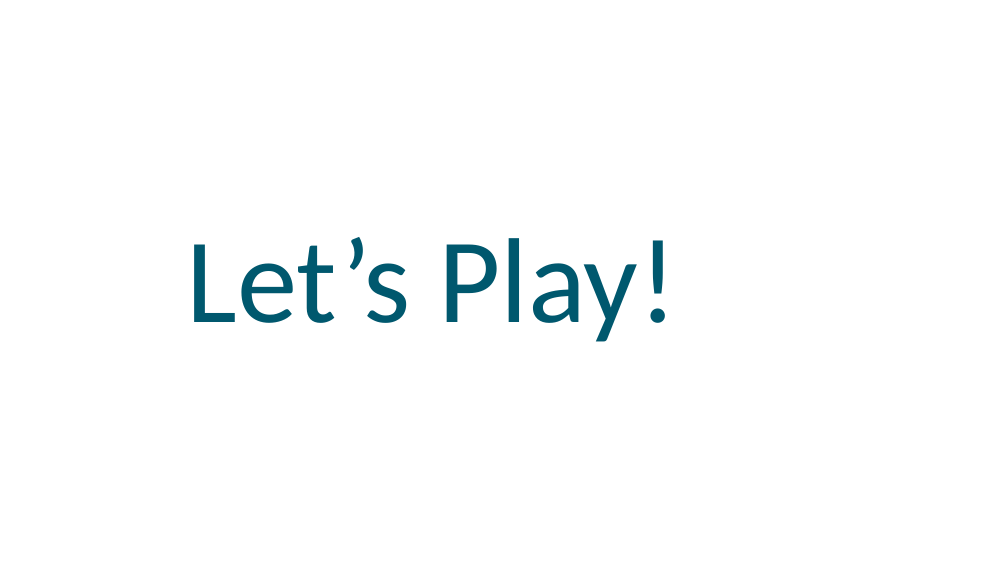
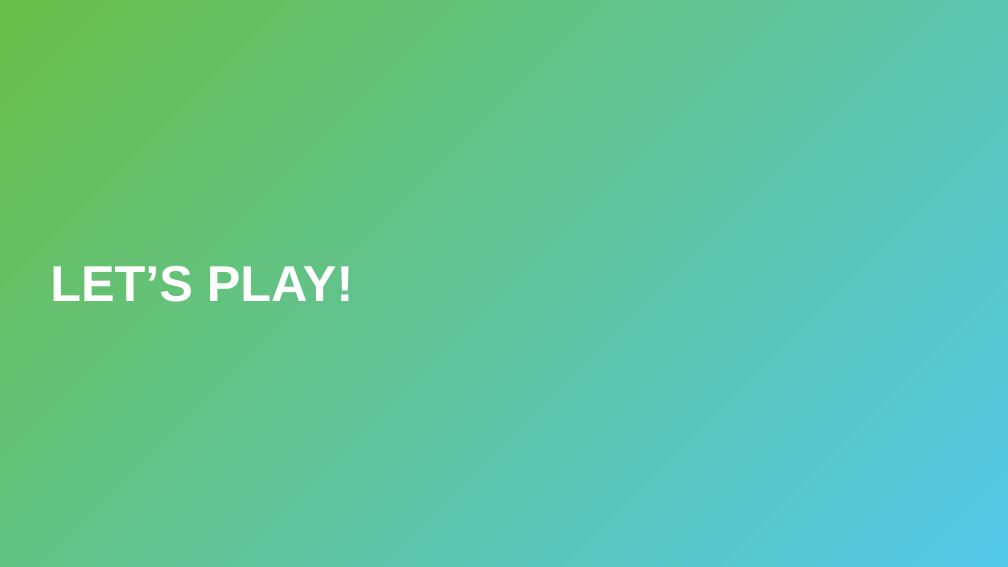
Before and after one commit to hytechclub/web-102, a slide deck: slide 8 of Week05/BeTheComputer.pptx. Drawn at 1008x567 pixels with LibreOffice and Linux fonts; fonts in the diff are those of the drawing; background and template pictures are left out. Boxes give left, top, right and bottom in pixels: in the first picture for what was removed or moved away, otherwise in the second. Text is boxed around its words. In the diff, an @@ line names an element or a change of style, - is before the commit and + after.

```diff
--- a/Week05/BeTheComputer.pptx
+++ b/Week05/BeTheComputer.pptx
@@ rectangle added at box(0, 0, 1008, 567), fill gradient #6ABF4B to #54C8E8 @@
@@ title at box(50, 266, 353, 302): text changed; size 115 to 48 pt; font Calibri to Arial; text colour #00586E to #FFFFFF; bold on @@
-Let’s Play!
+LET’S PLAY!
@@ title "LET’S PLAY!" at box(50, 266, 353, 302): vertical alignment top to middle @@
```
Also in this commit, not shown: 17 other slides changed, 1 slide added, 1 slide removed, 4 other files.
